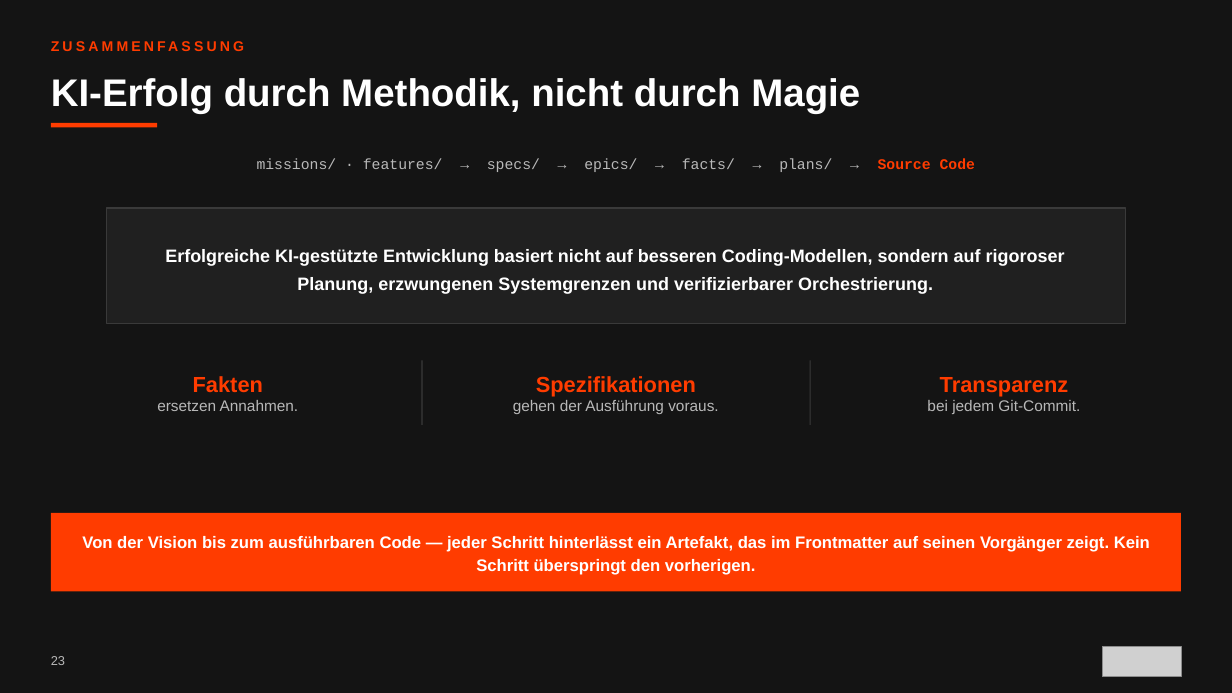
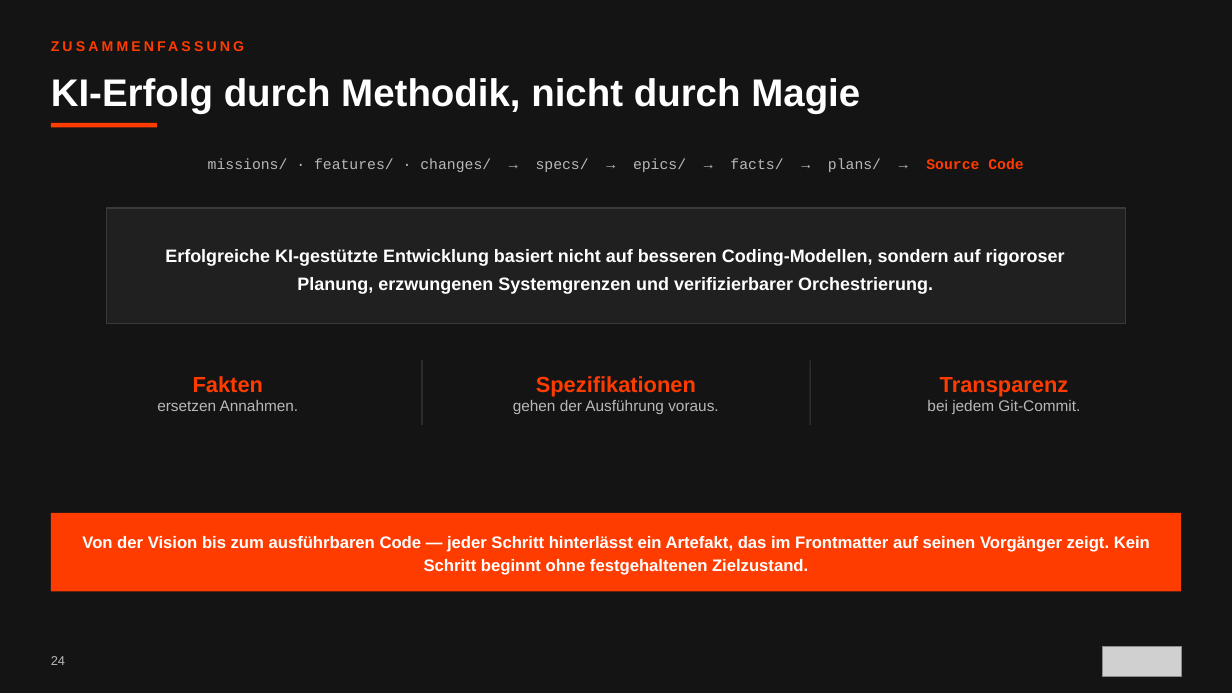
Before and after one commit to scameronde/rpi-qpi, a slide deck: slide 24 of presentation/ORBIT.pptx (slide 23 before the commit). Drawn at 1232x693 pixels with LibreOffice and Linux fonts; fonts in the diff are those of the drawing; grey boxes stand for pictures. Boxes give left, top, right and bottom in pixels: in the first picture for what was removed or moved away, otherwise in the second. Text is boxed around its words. In the diff, an @@ line names an element or a change of style, - is before the commit and + after.

```diff
--- a/presentation/ORBIT.pptx
+++ b/presentation/ORBIT.pptx
@@ text at (208, 159, 1023, 172): text changed @@
-missions/ · features/ → specs/ → epics/ → facts/ → plans/ → Source Code
+missions/ · features/ · changes/ → specs/ → epics/ → facts/ → plans/ → Source Code
@@ text in rectangle at (82, 536, 1150, 575): text changed @@
-Von der Vision bis zum ausführbaren Code — jeder Schritt hinterlässt ein Artefakt, das im Frontmatter auf seinen Vorgänger zeigt. Kein Schritt überspringt den vorherigen.
+Von der Vision bis zum ausführbaren Code — jeder Schritt hinterlässt ein Artefakt, das im Frontmatter auf seinen Vorgänger zeigt. Kein Schritt beginnt ohne festgehaltenen Zielzustand.
@@ text at (51, 656, 65, 665): text changed @@
-23
+24
```
Also in this commit, not shown: 16 other slides changed, 1 slide added.
